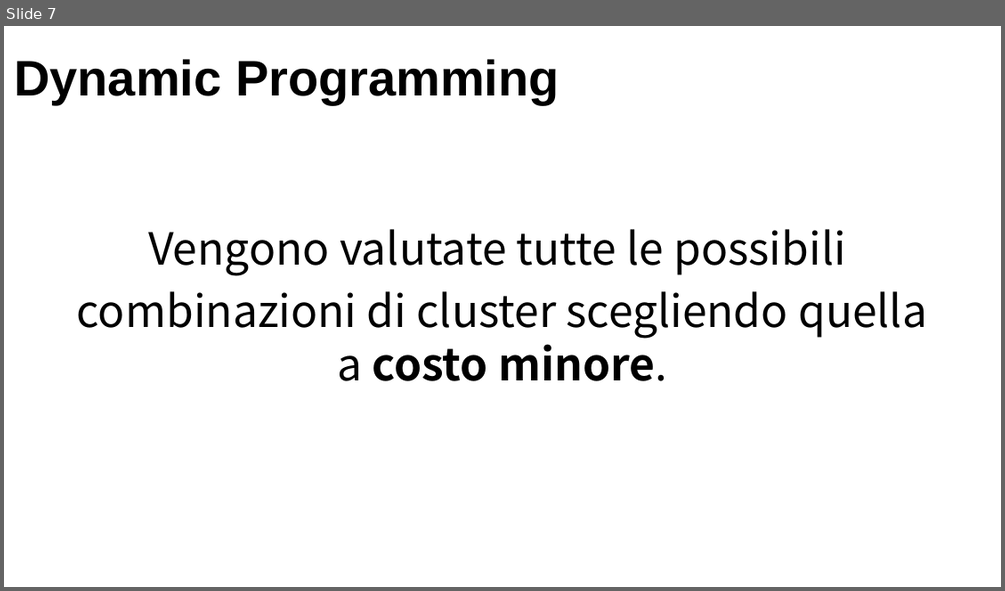
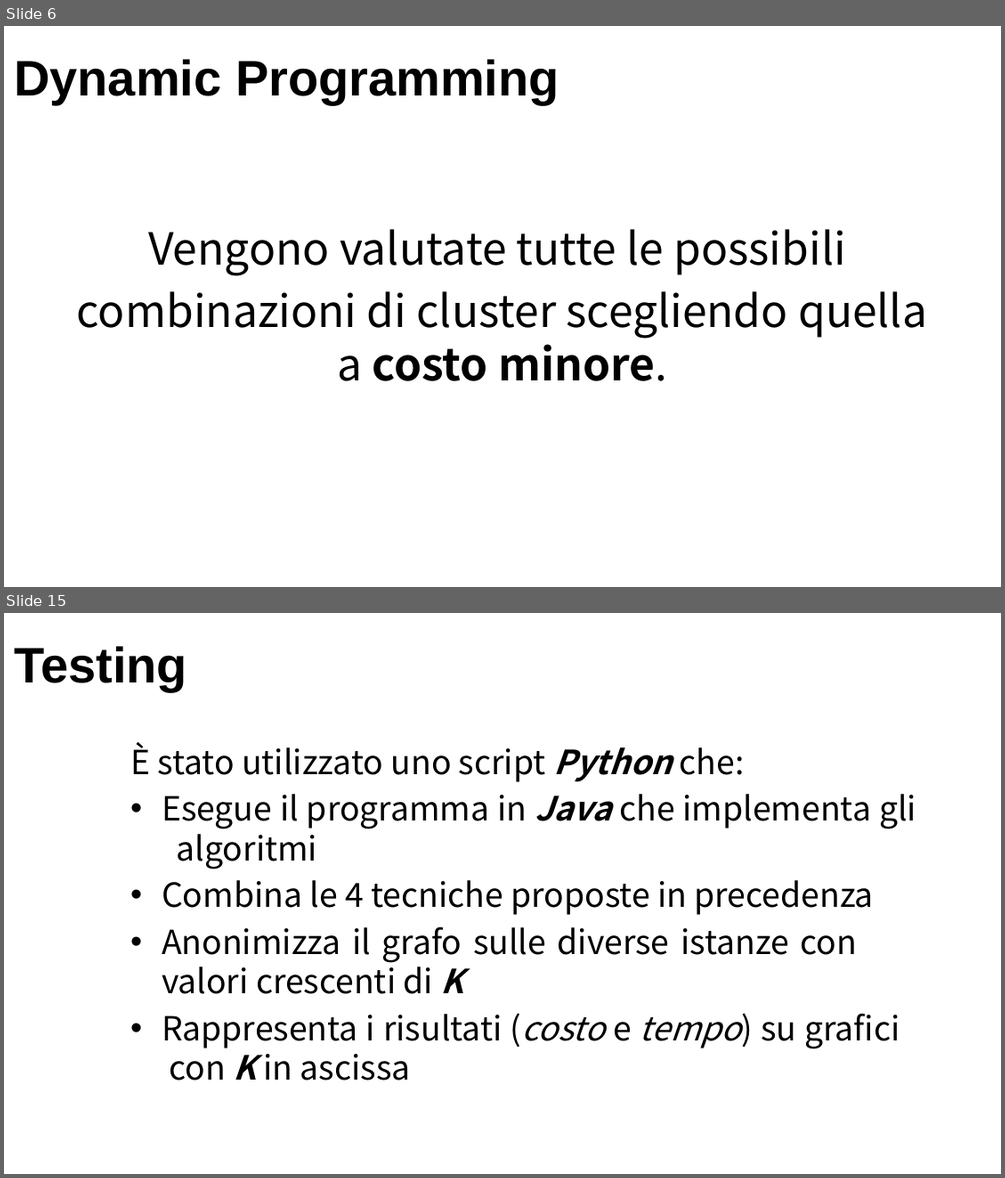
Before and after one commit to Navypowder/DP-P-project, a slide deck: Presentation/Towards_Identity_Anonymization_on_graph(K-degree anonymization).pptx. Shown one above the other, each under a label of ours: slide 7 before the commit, slides 6 and 15 after it; the slides between them are not shown. The pictures are 1005x591 and 1005x1178 pixels, drawn with LibreOffice and Linux fonts; fonts in the diff are those of the drawing; background and template pictures are left out. Boxes give left, top, right and bottom in pixels: in the first picture for what was removed or moved away, otherwise in the second. Text is boxed around its words. In the diff, an @@ line names an element or a change of style, - is before the commit and + after.

```diff
--- a/Presentation/Towards_Identity_Anonymization_on_graph(K-degree anonymization).pptx
+++ b/Presentation/Towards_Identity_Anonymization_on_graph(K-degree anonymization).pptx
@@ slide 15 added at bbox=[4, 613, 1001, 1174], background picture (left out) @@
@@ title added at bbox=[14, 646, 187, 691], 36 pt, text #000000, bold @@
+Testing
@@ text added at bbox=[130, 742, 916, 1080], 24 pt, text #000000 @@
+  È stato utilizzato uno script Python che:
+  • Esegue il programma in Java che implementa gli algoritmi
+  • Combina le 4 tecniche proposte in precedenza
+  • Anonimizza il grafo sulle diverse istanze con valori crescenti di K
+  • Rappresenta i risultati (costo e tempo) su grafici con K in ascissa
@@ what was slide 7 is now slide 6 @@
```
Also in this commit, not shown: 18 slides changed, 1 other slide added.
